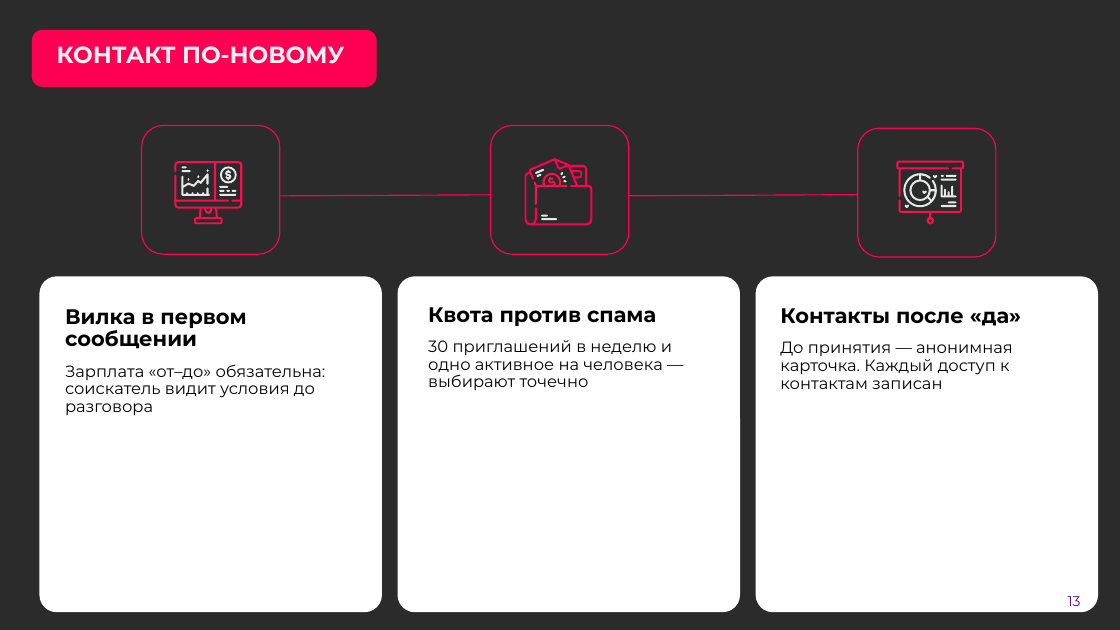
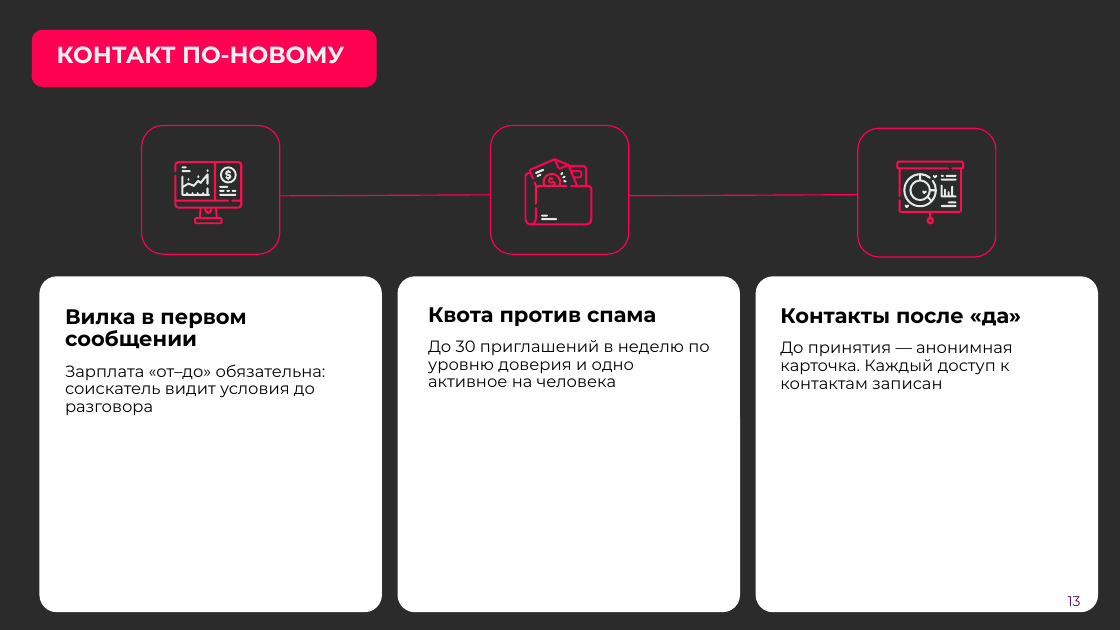
Before and after one commit to K1NGSM4N3/fsp-hack, a slide deck: slide 13 of docs/presentation.pptx. Drawn at 1120x630 pixels with LibreOffice and Linux fonts; fonts in the diff are those of the drawing; background and template pictures are left out; a plain dark background stands for a picture behind light text. Boxes give left, top, right and bottom in pixels: in the first picture for what was removed or moved away, otherwise in the second. Text is boxed around its words. In the diff, an @@ line names an element or a change of style, - is before the commit and + after.

```diff
--- a/docs/presentation.pptx
+++ b/docs/presentation.pptx
@@ text at [428, 340, 709, 387]: text changed @@
-30 приглашений в неделю и одно активное на человека — выбирают точечно
+До 30 приглашений в неделю по уровню доверия и одно активное на человека
```
Also in this commit, not shown: 3 other slides changed, 1 slide added, 1 other file.
